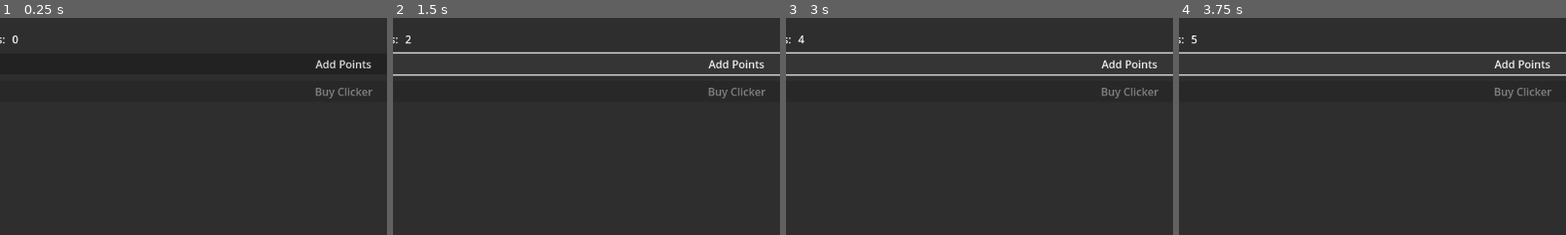
Above: before the commit, frames 1-4 (left to right).
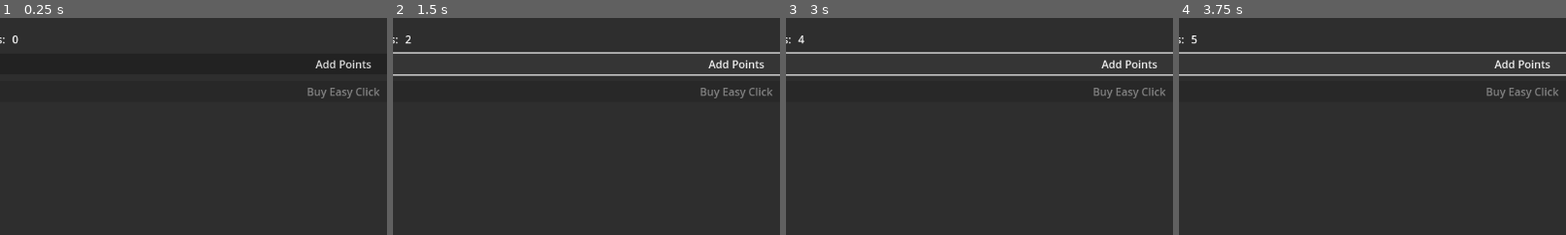
Above: after the commit, the same moments.

Repository: tkapa/incremental-plus
Game: Godot game, scene res://main.tscn
Same seed, same stepped clock (60 frames per second), same inputs: the game is played once before the commit and once after it.
Inputs:
- Up to frame 1 (0.25 s): no input
- Up to frame 2 (1.5 s): click "Add Points" at 0.5 s; click "Add Points" at 1.25 s
- Up to frame 3 (3 s): click "Add Points" at 2 s; tap Enter at 2.75 s
- Up to frame 4 (3.75 s): tap Space at 3.5 s
The pictures show only the part of the screen within x 6-56%, y 0-50%; the shares and areas given below are measured in that part.

The runs differ from the first frame. In frame 1, 0.4% of the frame differs, in the area x 79-98%, y 32-38%; in frame 2, 0.4%; in frame 3, 0.4%; in frame 4, 0.4%.

Commit message:
Purchasing Passive Items

Diff:
--- /dev/null
+++ b/Components/Purchasables/PassivePurchasableComponent/passivePurchasable.tscn
@@ -0,0 +1,6 @@
+[gd_scene load_steps=2 format=3 uid="uid://crm8cuudhau44"]
+
+[ext_resource type="Script" uid="uid://3axp86vqg4f4" path="res://Components/Purchasables/PassivePurchasableComponent/passive_purchasable.gd" id="1_t8ov3"]
+
+[node name="PassivePurchasable" type="Node"]
+script = ExtResource("1_t8ov3")
--- /dev/null
+++ b/Components/Purchasables/PassivePurchasableComponent/passive_purchasable.gd
@@ -0,0 +1,10 @@
+class_name PassiveComponent extends Node
+
+var _purchasable : Passive
+
+func init(purchasable: Passive):
+	_purchasable = purchasable
+	Signalbus.tick_timeout.connect(_on_tick_timeout)
+
+func _on_tick_timeout():
+	Signalbus.add_points.emit(_purchasable.point_value)
--- /dev/null
+++ b/Resources/Purchasables/basic_clicker.tres
@@ -0,0 +1,13 @@
+[gd_resource type="Resource" script_class="Passive" load_steps=2 format=3 uid="uid://cx6n20pk8k5ag"]
+
+[ext_resource type="Script" uid="uid://cfuts1mwo2dho" path="res://Resources/passive.gd" id="1_747m3"]
+
+[resource]
+script = ExtResource("1_747m3")
+point_value = 1
+name = "Easy Click"
+description = "Description for Easy Click"
+rarity = -1
+base_cost = 10
+cost_increment = 1.1
+metadata/_custom_type_script = "uid://cfuts1mwo2dho"
--- a/Resources/Purchasables/clicker.tres
+++ b/Resources/Purchasables/clicker.tres
@@ -1,6 +1,6 @@
 [gd_resource type="Resource" script_class="Purchasable" load_steps=2 format=3 uid="uid://ctd3nd30qkgp5"]
 
-[ext_resource type="Script" uid="uid://dhu6bm3n7y8mg" path="res://Resources/purchasable.gd" id="1_ox7ef"]
+[ext_resource type="Script" uid="uid://dhu6bm3n7y8mg" path="res://Scripts/purchasable.gd" id="1_ox7ef"]
 
 [resource]
 script = ExtResource("1_ox7ef")
--- /dev/null
+++ b/Resources/passive.gd
@@ -0,0 +1,6 @@
+class_name Passive extends Purchasable
+
+@export var point_value : int = 1
+
+func get_type() -> PurchasableType:
+	return PurchasableType.PASSIVE
--- a/Scripts/gamemanager.gd
+++ b/Scripts/game_manager.gd
@@ -4,21 +4,13 @@
 
 func _ready():
 	Signalbus.add_points.connect(_on_add_points)
-	Signalbus.handle_purchase.connect(_on_handle_purchase)
 	Signalbus.points_added.emit(points)
 
 func _on_add_points(added: int):
 	points += added
 	Signalbus.points_added.emit(points)
 
-func _on_handle_purchase(purchasable: Purchasable, cost: int):
-	# TODO: Instantiate the purchasable
-	_on_add_points(-cost)
-	return
-
 func current_points() -> int:
 	return points;
 
-
-
 enum Rarities {UNKNOWN = -1, COMMON, UNCOMMON, RARE, MYTHIC, LEGENDARY}
--- a/Resources/purchasable.gd
+++ b/Scripts/purchasable.gd
@@ -8,6 +8,11 @@
 @export var texture : Texture2D
 @export var rarity : Gamemanager.Rarities = Gamemanager.Rarities.UNKNOWN
 
-@export_category("Value")
+@export_category("Values")
 @export var base_cost : int = 10
 @export var cost_increment : float = 1.1
+
+enum PurchasableType {UNKNOWN = -1, PASSIVE, ACTIVE}
+
+func get_type() -> PurchasableType:
+	return PurchasableType.UNKNOWN
--- /dev/null
+++ b/Scripts/purchase_manager.gd
@@ -0,0 +1,18 @@
+extends Node
+
+const PASSIVE_SCENE_RES : PackedScene = preload("res://Components/Purchasables/PassivePurchasableComponent/passivePurchasable.tscn")
+
+func _ready():
+	Signalbus.handle_purchase.connect(_on_handle_purchase)
+
+func _on_handle_purchase(purchasable: Purchasable, cost: int):
+	Signalbus.add_points.emit(-cost)
+
+	var type = purchasable.get_type()
+	print_debug("Buying: " + purchasable.name)
+
+	if (purchasable.get_type() == Purchasable.PurchasableType.PASSIVE):
+		var node = PASSIVE_SCENE_RES.instantiate()
+		get_parent().add_child(node)
+		node.init(purchasable)
+		Signalbus.passive_purchased.emit(purchasable)
--- a/Scripts/signalbus.gd
+++ b/Scripts/signal_bus.gd
@@ -6,3 +6,5 @@
 signal points_added(total_points: int)
 
 signal handle_purchase(purchasable: Purchasable, cost: int)
+
+signal passive_purchased(puchasasable: Passive)
--- a/main.tscn
+++ b/main.tscn
@@ -3,7 +3,7 @@
 [ext_resource type="PackedScene" uid="uid://co2b0vhcguuvq" path="res://points_label.tscn" id="1_ig7tw"]
 [ext_resource type="Script" uid="uid://ywbcxqwcdggo" path="res://basic_button.gd" id="2_0xm2m"]
 [ext_resource type="PackedScene" uid="uid://crmwqqe86kjnw" path="res://Components/BuyButton/BuyAssetButton.tscn" id="3_h2yge"]
-[ext_resource type="Resource" uid="uid://ctd3nd30qkgp5" path="res://Resources/Purchasables/clicker.tres" id="4_1bvp3"]
+[ext_resource type="Resource" uid="uid://cx6n20pk8k5ag" path="res://Resources/Purchasables/basic_clicker.tres" id="4_1bvp3"]
 
 [node name="Main" type="Node"]
 
--- a/project.godot
+++ b/project.godot
@@ -17,9 +17,10 @@
 
 [autoload]
 
-Signalbus="*res://Scripts/signalbus.gd"
-Tickmanager="*res://Scripts/tickmanager.gd"
-Gamemanager="*res://Scripts/gamemanager.gd"
+Signalbus="*res://Scripts/signal_bus.gd"
+Tickmanager="*res://Scripts/tick_manager.gd"
+Gamemanager="*res://Scripts/game_manager.gd"
+PurchaseManager="*res://Scripts/purchase_manager.gd"
 
 [rendering]
 
--- /dev/null
+++ b/purchasemanager.gd
@@ -0,0 +1 @@
+extends Node
Not shown, added: Components/Purchasables/PassivePurchasableComponent/passive_purchasable.gd.uid
Not shown, added: Resources/passive.gd.uid
Renamed: Scripts/gamemanager.gd.uid -> Scripts/game_manager.gd.uid
Renamed: Resources/purchasable.gd.uid -> Scripts/purchasable.gd.uid
Not shown, added: Scripts/purchase_manager.gd.uid
Renamed: Scripts/signalbus.gd.uid -> Scripts/signal_bus.gd.uid
Renamed: Scripts/tickmanager.gd -> Scripts/tick_manager.gd
Renamed: Scripts/tickmanager.gd.uid -> Scripts/tick_manager.gd.uid
Not shown, added: purchasemanager.gd.uid
